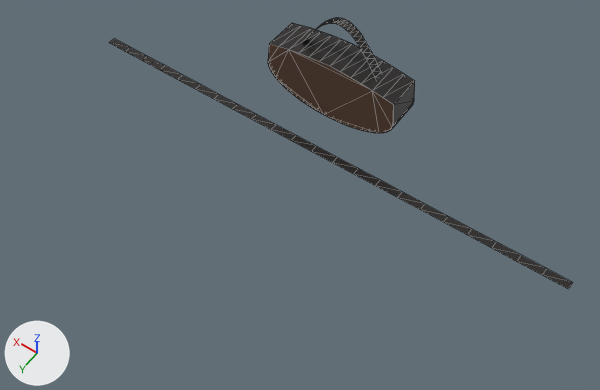
An edit to the glTF model designs/CrescentDemo.glb, drawn before and after from the same camera.
Rendered twice from a camera (50 mm lens) standing at (-0.614, 0.991, 1.153) and looking at (-0.067, 0.226, -0.051). Every picture has the same lights, and +X, +Y and +Z are marked at lower left. The picture after the commit comes second. Mesh edges are drawn as thin lines. Vertices at exactly the same position are counted once.

The first picture shows 'CrescentBody', 'CrossbodyStrap', 'ShoulderStrap'.
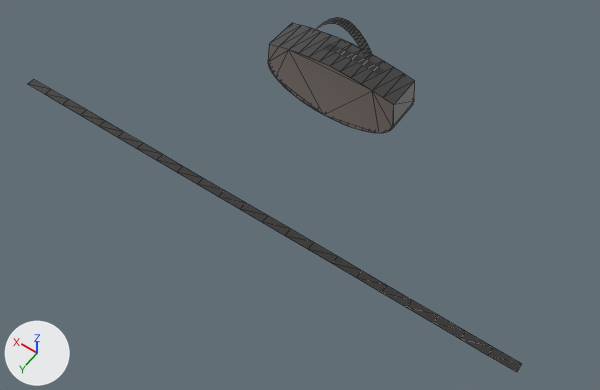
What changed in the scene script:
```text
Add mat_bodyleather:
    mat_bodyleather = principled_material('BodyLeather')
    mat_bodyleather.base_color = (0.085, 0.042, 0.024)  # brown #523a2b
    mat_bodyleather.roughness = 1.0
    mat_bodyleather.sheen_weight = 1.0
Add mat_trimleather:
    mat_trimleather = principled_material('TrimLeather')
    mat_trimleather.base_color = (0.014, 0.012, 0.011)  # black #1f1d1b
    mat_trimleather.roughness = 1.0
    mat_trimleather.sheen_weight = 1.0
Change me_crescentbody:
    where me_crescentbody.from_pydata(...)  # 78 vertices, 152 faces; spans x -0.145..0.145, y -0.038..0.038, z -0.047..0.088
    used by ob_crescentbody; location = (0.0, 0.0, 0.0)
    me_crescentbody part 1: 74 faces spanning x -0.145..0.145, y -0.038..0.038, z -0.047..0.088 switch from mat_bodybrown (brown #5d4232) to mat_bodyleather (brown #523a2b)
    me_crescentbody part 2: 78 faces spanning x -0.145..0.145, y -0.038..0.038, z -0.047..0.088 switch from mat_trimblack (black #211e1d) to mat_trimleather (black #1f1d1b)
Change me_crossbodystrap:
    used by ob_crossbodystrap; location = (0.0, 0.0, 0.0)
    remove me_crossbodystrap.from_pydata(...)  # 46 vertices, 44 faces; spans x -0.55..0.55, y 0.075..0.093, z -0.098
    add me_crossbodystrap.from_pydata(...)  # 46 vertices, 44 faces; spans x -0.55..0.55, y 0.3..0.318, z -0.047
    me_crossbodystrap part 3: the whole mesh is moved by (0.0, 0.225, 0.052)
```

Location of each change, (x1, y1, x2, y2) in pixels of the pictures (600 x 390 px):
'CrossbodyStrap', moved
    before: (109, 39, 573, 289)
    after: (28, 79, 521, 372)
part 1 of me_crescentbody, recoloured (lighter)
    both: (268, 44, 394, 133)
part 2 of me_crescentbody, recoloured
    both: (269, 23, 415, 127)
